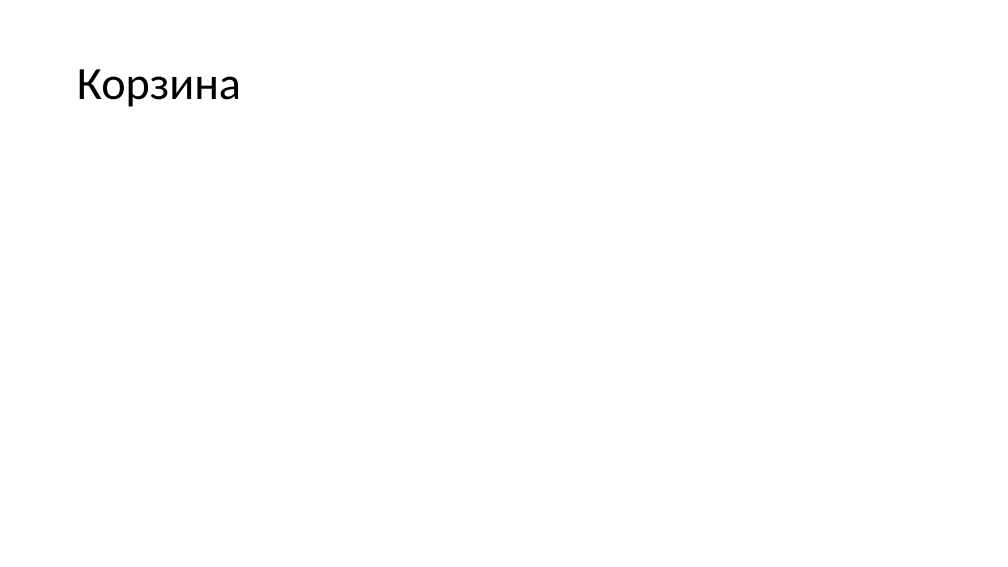
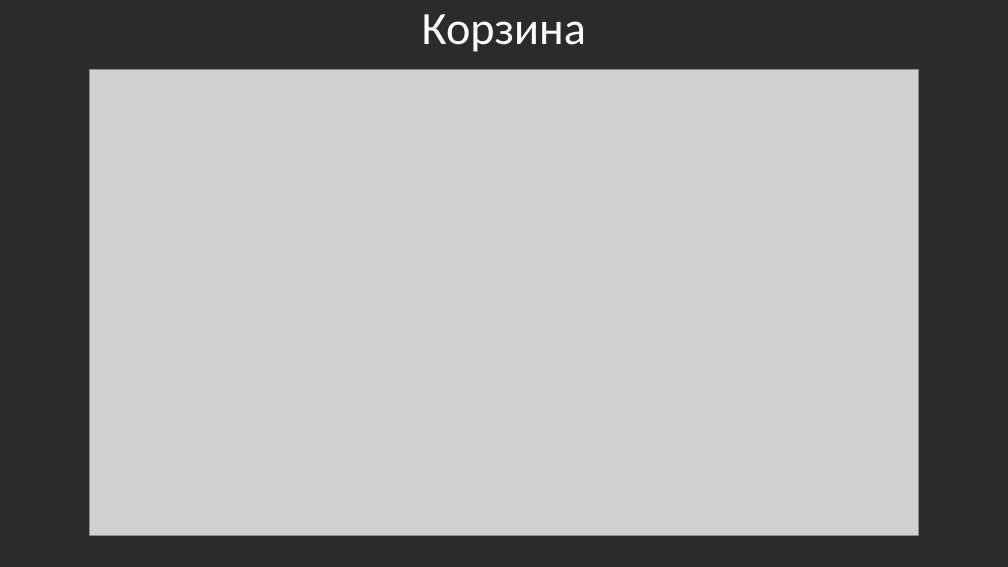
Before and after one commit to v1rus41l/onlinestore-project, a slide deck: slide 9 of about/presentation.pptx. Drawn at 1008x567 pixels with LibreOffice and Linux fonts; fonts in the diff are those of the drawing; grey boxes stand for pictures; background and template pictures are left out; a plain dark background stands for a picture behind light text. Boxes give left, top, right and bottom in pixels: in the first picture for what was removed or moved away, otherwise in the second. Text is boxed around its words. In the diff, an @@ line names an element or a change of style, - is before the commit and + after.

```diff
--- a/about/presentation.pptx
+++ b/about/presentation.pptx
@@ background #FFFFFF to picture (left out) @@
@@ title "Корзина" moved from (x1=77, y1=69, x2=241, y2=107) to (x1=422, y1=14, x2=586, y2=52) @@
@@ title "Корзина" at (x1=422, y1=14, x2=586, y2=52): text colour #000000 to #FFFFFF; alignment left to centre @@
@@ picture added at (x1=90, y1=69, x2=919, y2=535) @@
```
Also in this commit, not shown: 5 other slides changed, 4 slides added, 4 slides removed, 18 other files.
